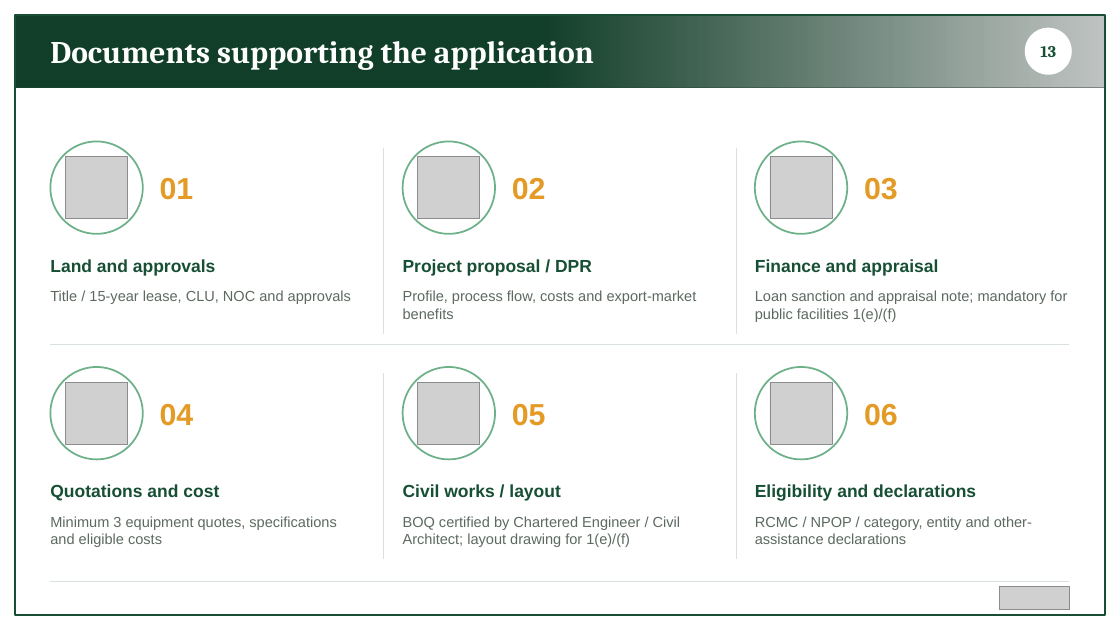
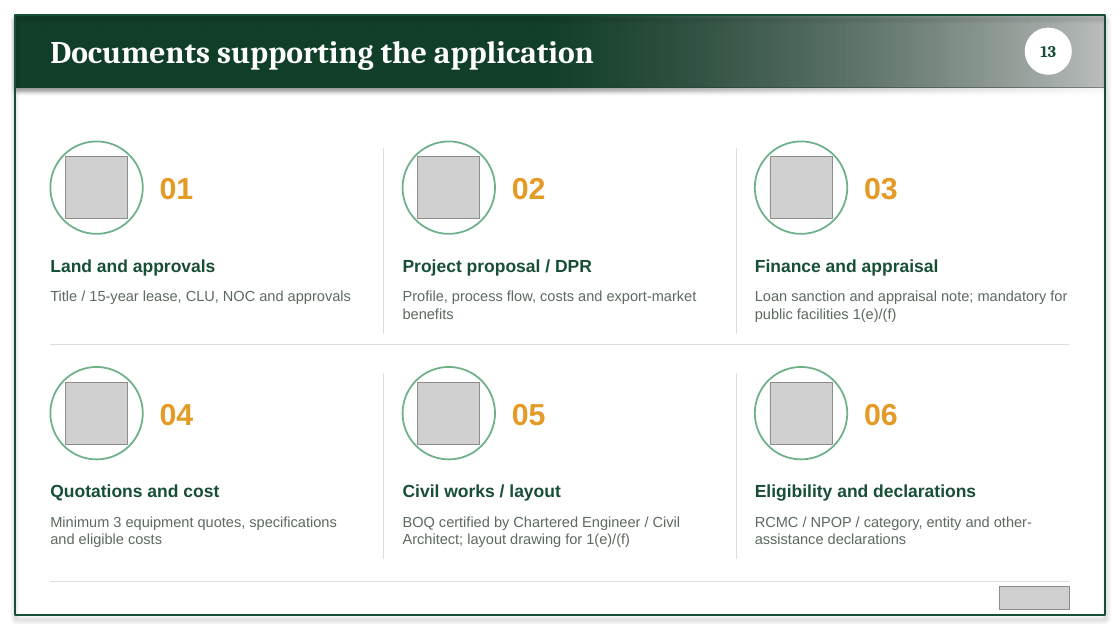
Before and after one commit to BantheFox012/FM, a slide deck: slide 13 of APEDA_BKNY.pptx. Drawn at 1120x630 pixels with LibreOffice and Linux fonts; fonts in the diff are those of the drawing; grey boxes stand for pictures. Boxes give left, top, right and bottom in pixels: in the first picture for what was removed or moved away, otherwise in the second. Text is boxed around its words. In the diff, an @@ line names an element or a change of style, - is before the commit and + after.

```diff
--- a/APEDA_BKNY.pptx
+++ b/APEDA_BKNY.pptx
@@ rectangle at [15, 15, 1105, 87]: shadow on @@
@@ rectangle at [15, 15, 1105, 615]: shadow on @@
```
Also in this commit, not shown: 12 other slides changed, 1 slide added.
